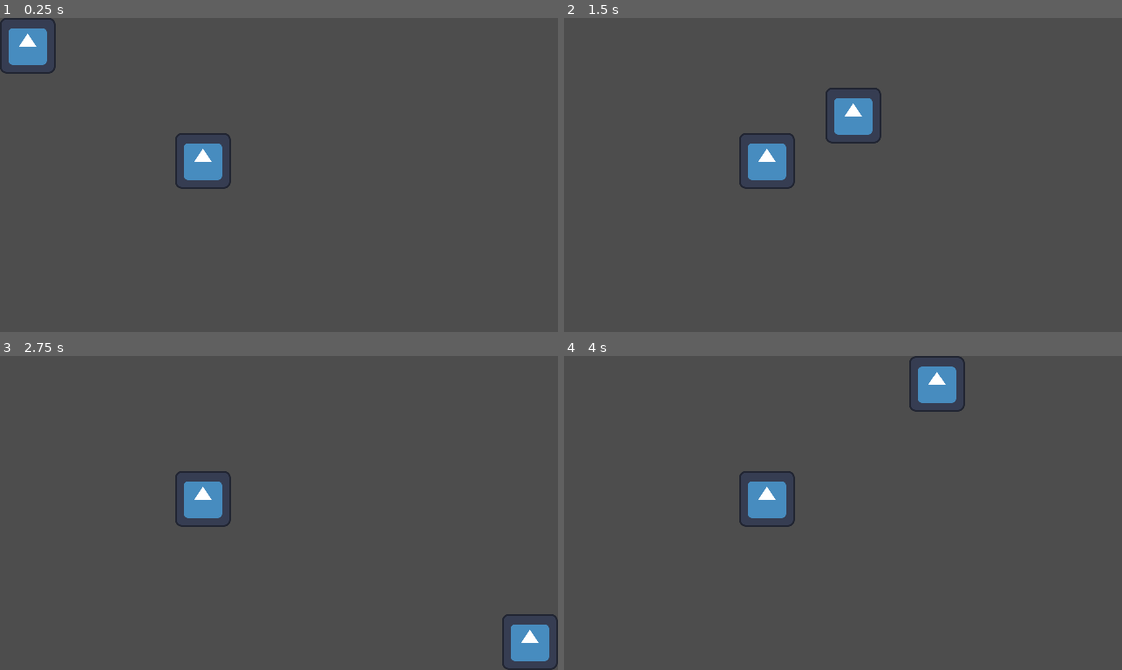
Above: before the commit, frames 1-4 (two rows, left to right).
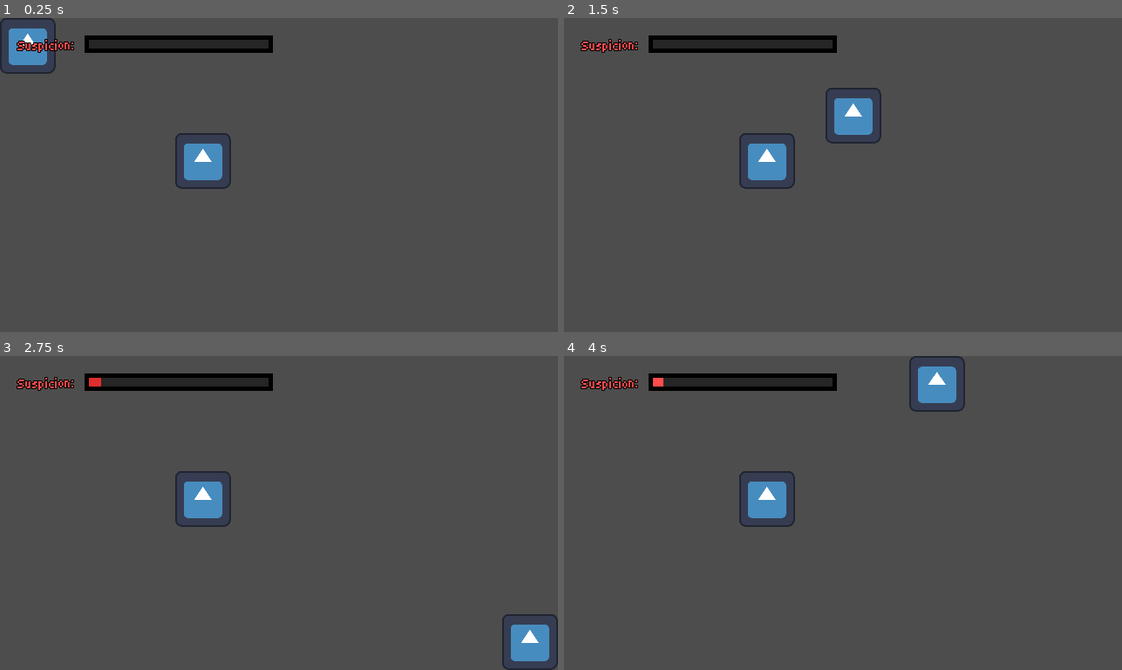
Above: after the commit, the same moments.

Repository: Tanner202/masquerade_game
Game: Godot game, scene res://level.tscn
The game is run twice, just before and just after one commit, with the same random seed, the same clock (stepped at 60 frames per second) and the same inputs. The engine's default icon, where the game draws it, is replaced by a stand-in: a white triangle on a blue panel in a dark square.
Inputs:
- Up to frame 1 (0.25 s): no input
- Up to frame 2 (1.5 s): hold D (right) 0.53-1.28 s; hold Space (interact) 0.53-1.28 s; hold S (down) from 1.28 s (still down); tap Space (interact) at 1.35 s
- Up to frame 3 (2.75 s): release S (down) at 2.03 s; hold D (right) from 2.03 s (still down); hold Space (interact) from 2.03 s (still down)
- Up to frame 4 (4 s): release D (right) at 2.78 s; release Space (interact) at 2.78 s; hold W (up) 2.78-3.53 s; tap Space (interact) at 2.85 s; hold A (left) from 3.53 s (still down); hold Space (interact) from 3.53 s (still down)

The runs differ from the first frame. In frame 1, 2.2% of the frame differs, in the area x 2-49%, y 5-12%; in frame 2, 2.2%; in frame 3, 2.2%; in frame 4, 2.2%.

Commit message:
Added sus to level

Diff:
--- a/GameController/GameController.gd
+++ b/GameController/GameController.gd
@@ -16,8 +16,6 @@
 	await raiseSus(0.1)
 	await raiseSus(0.2)
 	await raiseSus(0.3)
-	await raiseSus(0.4)
-	await raiseSus(0.5)
 
 func raiseSus(amount : float) -> void:
 	if (gameState.gameIsOver()):
--- a/UI/UI.tscn
+++ b/UI/UI.tscn
@@ -9,25 +9,21 @@
 [sub_resource type="GradientTexture1D" id="GradientTexture1D_6dd3c"]
 gradient = SubResource("Gradient_pa3ot")
 
-[node name="UI" type="Control" unique_id=318653403 node_paths=PackedStringArray("defaultUIHolder", "susBar", "notesUIHolder")]
+[node name="UI" type="CanvasLayer" unique_id=776849873 node_paths=PackedStringArray("defaultUIHolder", "susBar", "notesUIHolder")]
+layer = 2
+script = ExtResource("1_6dd3c")
+defaultUIHolder = NodePath("DefaultUI")
+susBar = NodePath("DefaultUI/SuspicionBoxHolder/SuspicionBox/BoxHolder/SusLevel")
+notesUIHolder = NodePath("NotesUI")
+
+[node name="DefaultUI" type="Control" parent="." unique_id=641941266]
 layout_mode = 3
 anchors_preset = 15
 anchor_right = 1.0
 anchor_bottom = 1.0
 grow_horizontal = 2
 grow_vertical = 2
-script = ExtResource("1_6dd3c")
-defaultUIHolder = NodePath("DefaultUI")
-susBar = NodePath("DefaultUI/SuspicionBoxHolder/SuspicionBox/BoxHolder/SusLevel")
-notesUIHolder = NodePath("NotesUI")
-
-[node name="DefaultUI" type="Control" parent="." unique_id=641941266]
-layout_mode = 1
-anchors_preset = 15
-anchor_right = 1.0
-anchor_bottom = 1.0
-grow_horizontal = 2
-grow_vertical = 2
+mouse_filter = 2
 
 [node name="SuspicionBoxHolder" type="Control" parent="DefaultUI" unique_id=1434758147]
 layout_mode = 1
@@ -35,18 +31,17 @@
 anchor_left = 0.5
 anchor_right = 0.5
 grow_horizontal = 2
+mouse_filter = 2
 
 [node name="SuspicionBox" type="Control" parent="DefaultUI/SuspicionBoxHolder" unique_id=1998633576]
-custom_minimum_size = Vector2(300, 30)
+custom_minimum_size = Vector2(200, 20)
 layout_mode = 1
-anchors_preset = 5
-anchor_left = 0.5
-anchor_right = 0.5
-offset_left = -150.0
+anchors_preset = 0
+offset_left = -222.81
 offset_top = 20.0
-offset_right = 150.0
-offset_bottom = 50.0
-grow_horizontal = 2
+offset_right = -6.8099976
+offset_bottom = 40.0
+mouse_filter = 2
 
 [node name="TextureRect" type="TextureRect" parent="DefaultUI/SuspicionBoxHolder/SuspicionBox" unique_id=726414695]
 layout_mode = 1
@@ -55,6 +50,7 @@
 anchor_bottom = 1.0
 grow_horizontal = 2
 grow_vertical = 2
+mouse_filter = 2
 
 [node name="BoxHolder" type="ColorRect" parent="DefaultUI/SuspicionBoxHolder/SuspicionBox" unique_id=1385764507]
 layout_mode = 1
@@ -63,6 +59,7 @@
 anchor_bottom = 1.0
 grow_horizontal = 2
 grow_vertical = 2
+mouse_filter = 2
 color = Color(0, 0, 0, 1)
 
 [node name="NoSus" type="ColorRect" parent="DefaultUI/SuspicionBoxHolder/SuspicionBox/BoxHolder" unique_id=1963143653]
@@ -76,6 +73,7 @@
 offset_bottom = -5.0
 grow_horizontal = 2
 grow_vertical = 2
+mouse_filter = 2
 color = Color(0.1494745, 0.14947453, 0.1494745, 1)
 
 [node name="SusLevel" type="ColorRect" parent="DefaultUI/SuspicionBoxHolder/SuspicionBox/BoxHolder" unique_id=1538554824]
@@ -90,29 +88,33 @@
 offset_bottom = -5.0
 grow_horizontal = 2
 grow_vertical = 2
+mouse_filter = 2
 
 [node name="RichTextLabel" type="RichTextLabel" parent="DefaultUI/SuspicionBoxHolder/SuspicionBox" unique_id=2134279688]
 layout_mode = 1
 anchors_preset = 4
 anchor_top = 0.5
 anchor_bottom = 0.5
-offset_left = -132.0
-offset_top = -20.0
-offset_bottom = 20.0
+offset_left = -86.0
+offset_top = -14.0
+offset_right = -0.30000305
+offset_bottom = 15.0
 grow_vertical = 2
+mouse_filter = 2
 bbcode_enabled = true
-text = "[wave][outline_color=black][outline_size=4][color=#ff5050][font_size=25]Suspicion:"
+text = "[wave][outline_color=black][outline_size=4][color=#ff5050][font_size=15]Suspicion:"
 horizontal_alignment = 1
 vertical_alignment = 1
 
 [node name="NotesUI" type="Control" parent="." unique_id=1283274466]
 visible = false
-layout_mode = 1
+layout_mode = 3
 anchors_preset = 15
 anchor_right = 1.0
 anchor_bottom = 1.0
 grow_horizontal = 2
 grow_vertical = 2
+mouse_filter = 2
 
 [node name="TextureRect" type="TextureRect" parent="NotesUI" unique_id=256505950]
 layout_mode = 1
--- a/UI/ui.gd
+++ b/UI/ui.gd
@@ -1,6 +1,6 @@
 class_name UISystem
 
-extends Control
+extends CanvasLayer
 
 enum UIState {DEFAULT, NOTES}
 
--- a/level.tscn
+++ b/level.tscn
@@ -2,6 +2,7 @@
 
 [ext_resource type="PackedScene" uid="uid://drqhwa4g01bar" path="res://npc.tscn" id="1_u52ul"]
 [ext_resource type="PackedScene" uid="uid://doh7rsbfeuigd" path="res://player.tscn" id="2_vonw3"]
+[ext_resource type="PackedScene" uid="uid://by8d7kcofyw65" path="res://UI/UI.tscn" id="3_oi3di"]
 
 [node name="Level" type="Node2D" unique_id=2083961112]
 
@@ -10,3 +11,5 @@
 scale = Vector2(0.5, 0.5)
 
 [node name="Player" parent="." unique_id=1297024523 instance=ExtResource("2_vonw3")]
+
+[node name="UI" parent="." unique_id=318653403 instance=ExtResource("3_oi3di")]
Not shown, added: Placeholder.png.import
